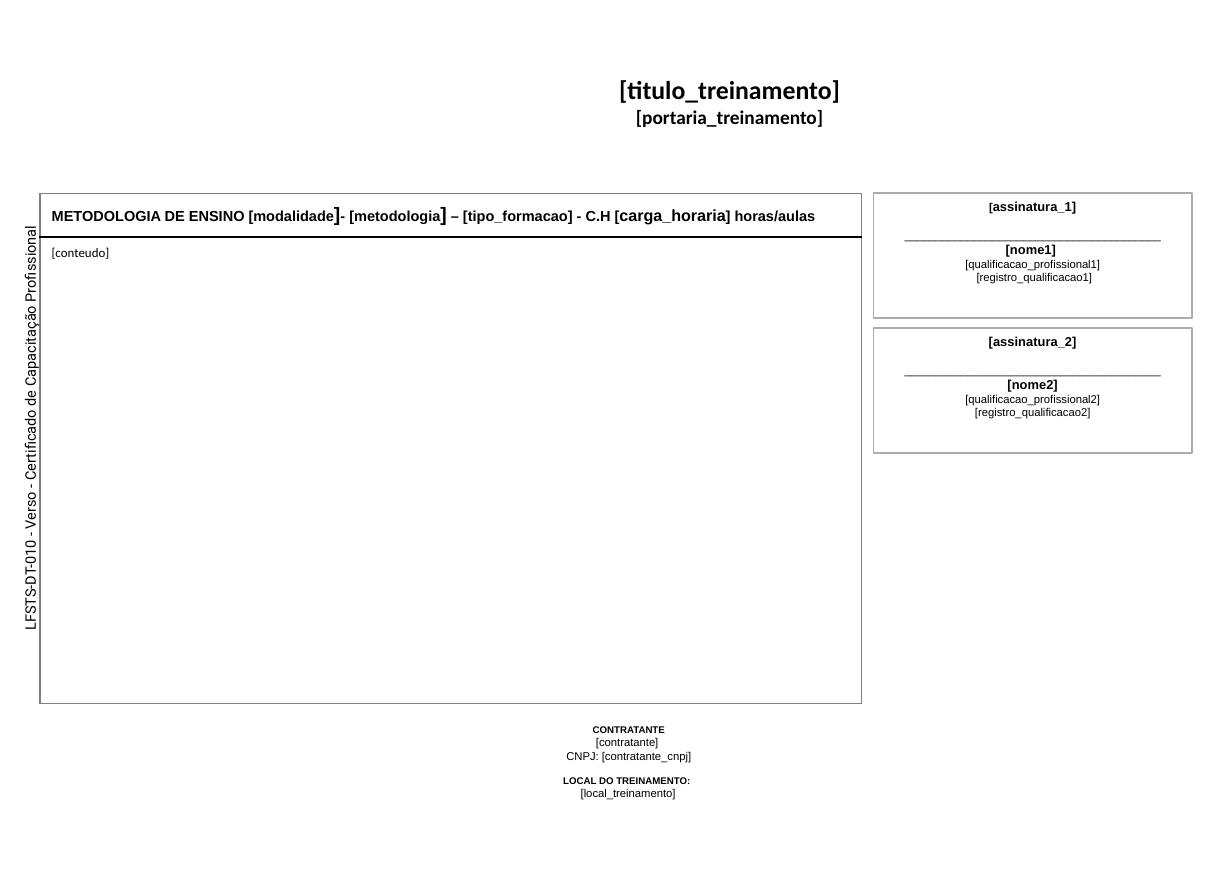
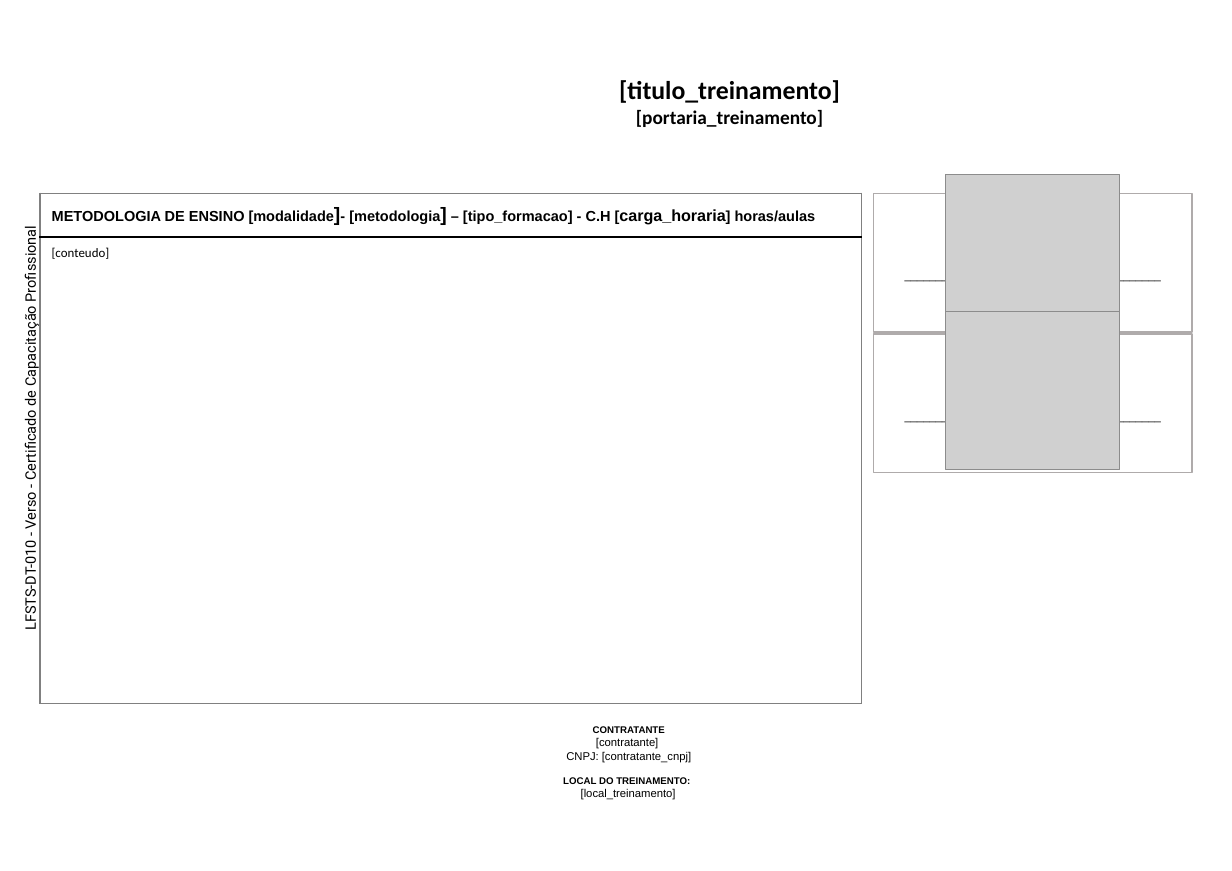
Before and after one commit to Programateca/lfsoares-front, a slide deck: slide 1 of public/templates/certificado/verso-2a-2coluna.pptx. Drawn at 1232x871 pixels with LibreOffice and Linux fonts; fonts in the diff are those of the drawing; grey boxes stand for pictures; background and template pictures are left out. Boxes give left, top, right and bottom in pixels: in the first picture for what was removed or moved away, otherwise in the second. Text is boxed around its words. In the diff, an @@ line names an element or a change of style, - is before the commit and + after.

```diff
--- a/public/templates/certificado/verso-2a-2coluna.pptx
+++ b/public/templates/certificado/verso-2a-2coluna.pptx
@@ picture added at (945, 174, 1119, 332) @@
@@ rectangle "[assinatura_1]": place and size @@
-rectangle "[assinatura_1]" at (873, 193, 1191, 318)
+rectangle "[assinatura_1]" at (873, 193, 1191, 331)
@@ picture added at (945, 311, 1119, 469) @@
@@ rectangle "[assinatura_2]": place and size @@
-rectangle "[assinatura_2]" at (873, 329, 1191, 454)
+rectangle "[assinatura_2]" at (873, 333, 1191, 471)
```
Also in this commit, not shown: 10 other files.
